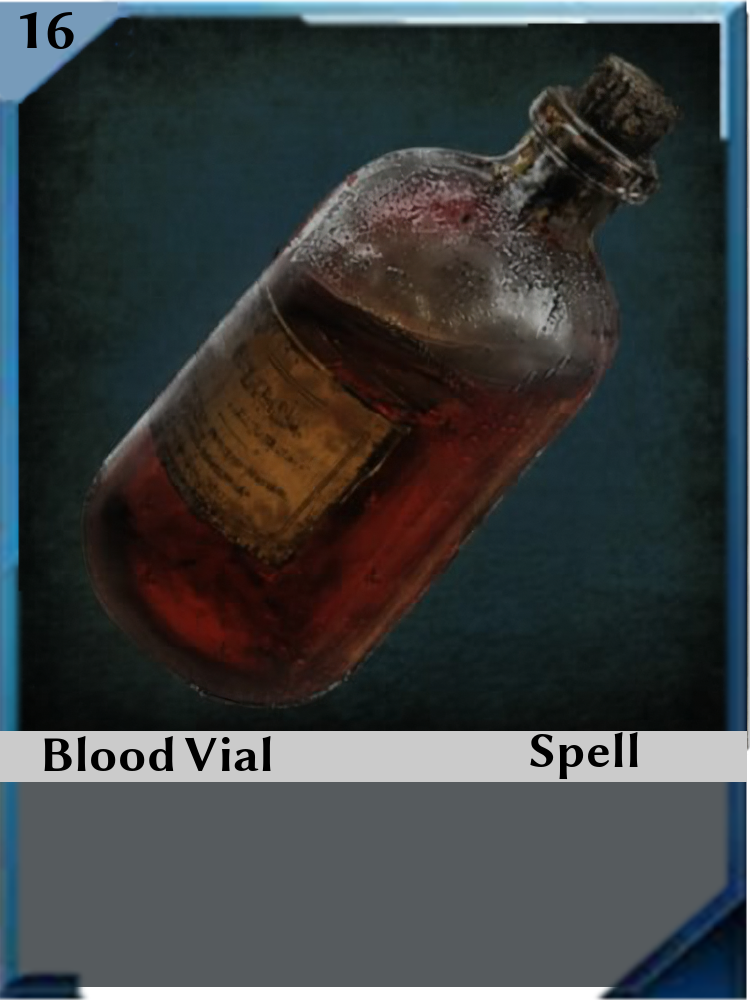
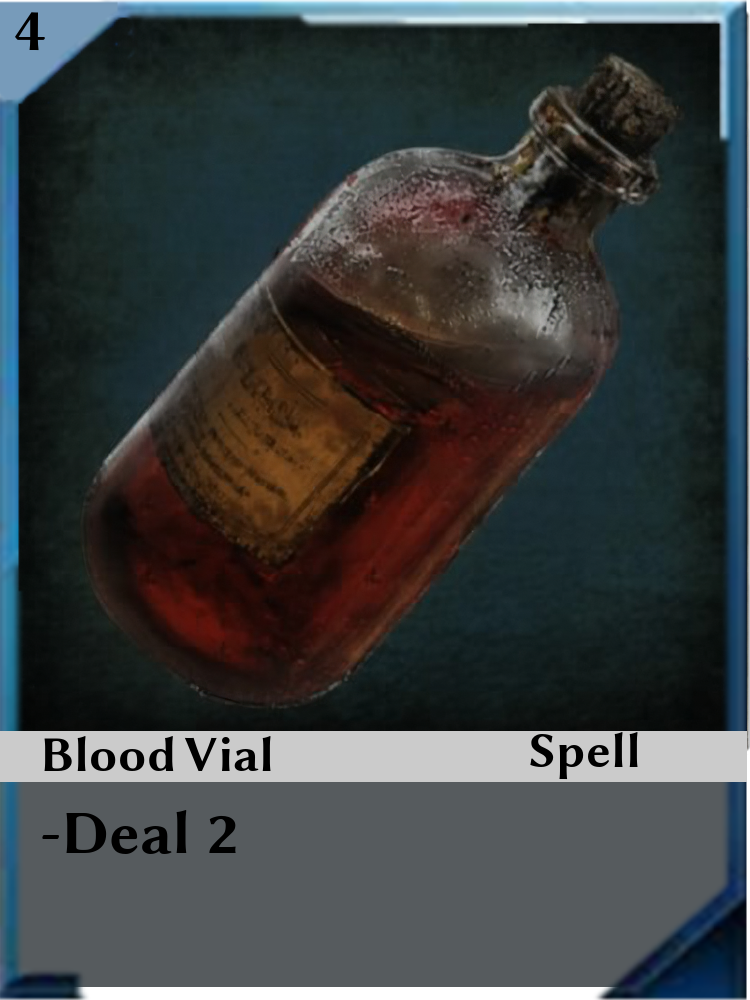
Layer changes from the first (750, 1000) image to the second:
painted on "Cost" over (x1=15, y1=12, x2=74, y2=51)
painted on "Abilities" over (x1=42, y1=810, x2=236, y2=854)
